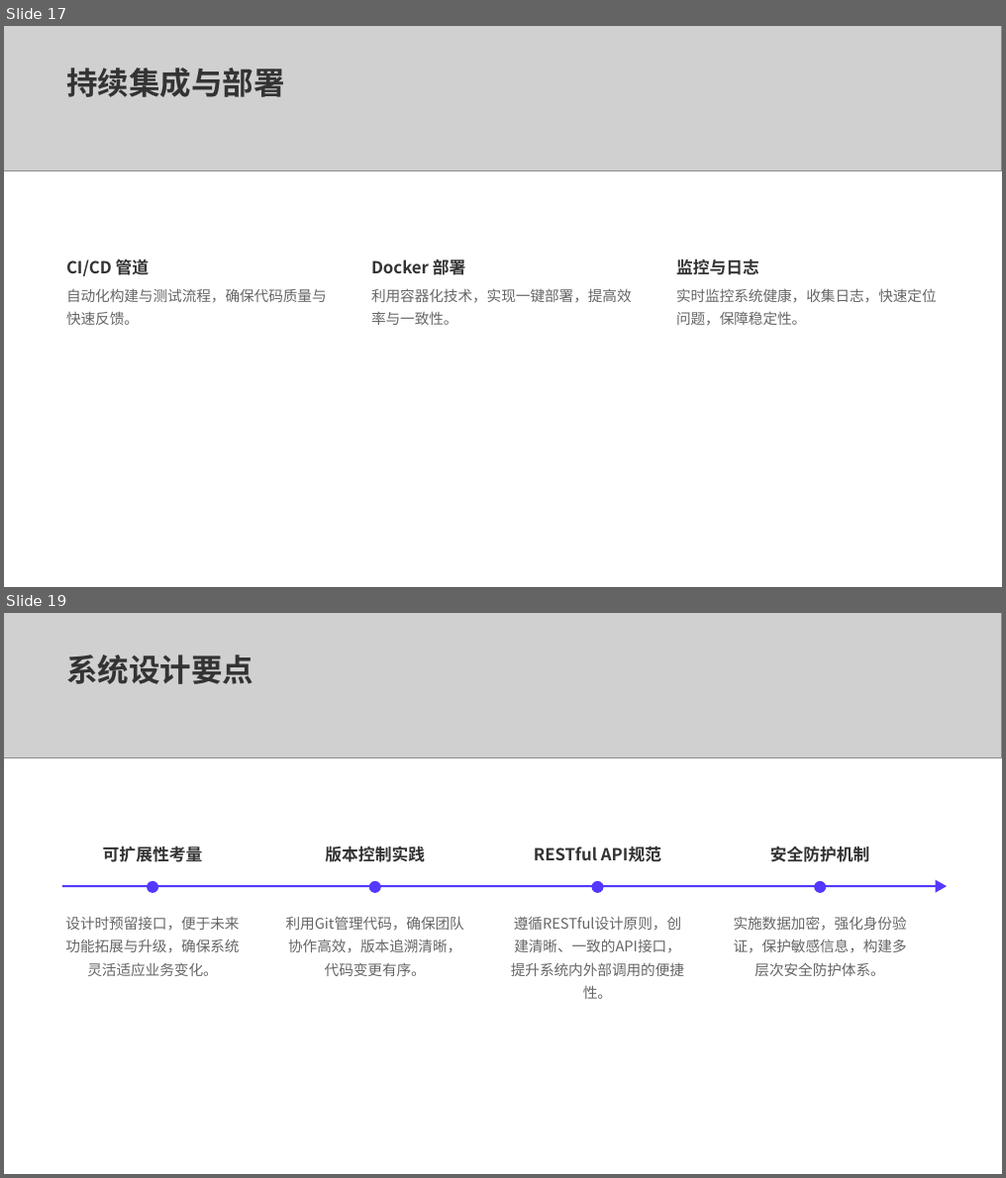
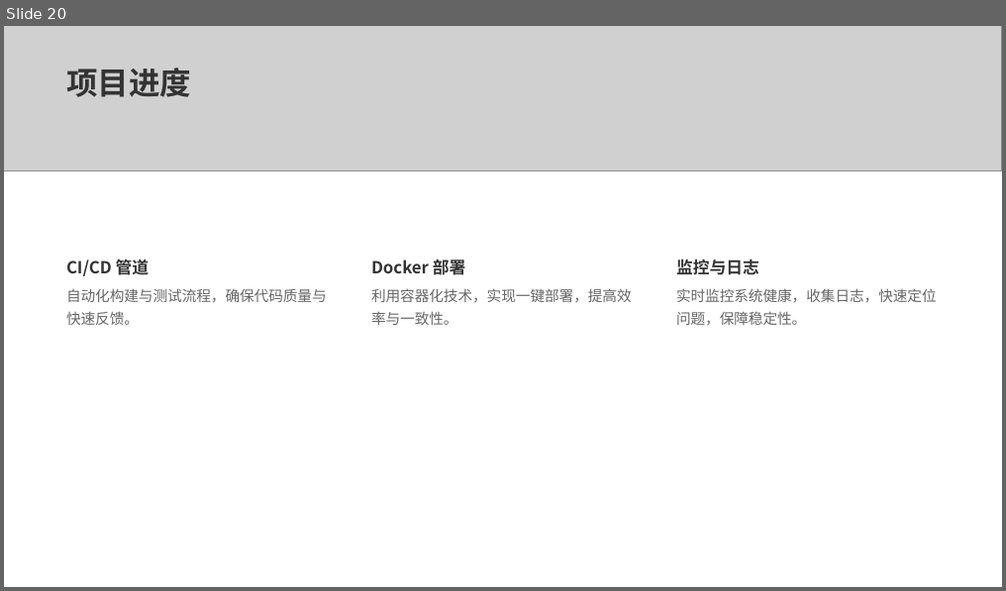
Before and after one commit to anymore131/mini-erp, a slide deck: 基于Spring Cloud的小型ERP系统设计.pptx. Shown one above the other, each under a label of ours: slides 17 and 19 before the commit, slide 20 after it; the slides between them are not shown. The pictures are 1006x1178 and 1006x591 pixels, drawn with LibreOffice and Linux fonts; fonts in the diff are those of the drawing; grey boxes stand for pictures. Boxes give left, top, right and bottom in pixels: in the first picture for what was removed or moved away, otherwise in the second. Text is boxed around its words. In the diff, an @@ line names an element or a change of style, - is before the commit and + after.

```diff
--- a/基于Spring Cloud的小型ERP系统设计.pptx
+++ b/基于Spring Cloud的小型ERP系统设计.pptx
@@ slide 19 removed at box(4, 613, 1002, 1174), background #FFFFFF @@
@@ picture removed at box(4, 613, 1002, 759) @@
@@ text removed at box(66, 655, 253, 684) @@
-系统设计要点
@@ text removed at box(103, 846, 203, 862) @@
-可扩展性考量
@@ text removed at box(325, 846, 425, 862) @@
-版本控制实践
@@ text removed at box(534, 846, 661, 862) @@
-RESTful API规范
@@ text removed at box(770, 846, 870, 862) @@
-安全防护机制
@@ triangle removed at box(935, 879, 946, 892) @@
@@ rectangle removed at box(61, 885, 935, 887) @@
@@ rounded rectangle removed at box(147, 881, 158, 893) @@
@@ rounded rectangle removed at box(369, 881, 381, 893) @@
@@ rounded rectangle removed at box(592, 881, 604, 893) @@
@@ rounded rectangle removed at box(814, 881, 827, 893) @@
@@ text removed at box(65, 916, 239, 976) @@
-设计时预留接口，便于未来功能拓展与升级，确保系统灵活适应业务变化。
@@ text removed at box(286, 916, 464, 976) @@
-利用Git管理代码，确保团队协作高效，版本追溯清晰，代码变更有序。
@@ text removed at box(511, 916, 684, 999) @@
-遵循RESTful设计原则，创建清晰、一致的API接口，提升系统内外部调用的便捷性。
@@ text removed at box(734, 916, 907, 976) @@
-实施数据加密，强化身份验证，保护敏感信息，构建多层次安全防护体系。
@@ what was slide 17 is now slide 20 @@
@@ slide 20 changed as well @@
@@ text at box(66, 68, 191, 97): text changed @@
-持续集成与部署
+项目进度
```
Also in this commit, not shown: 11 other slides changed, 9 slides added, 8 other slides removed.
